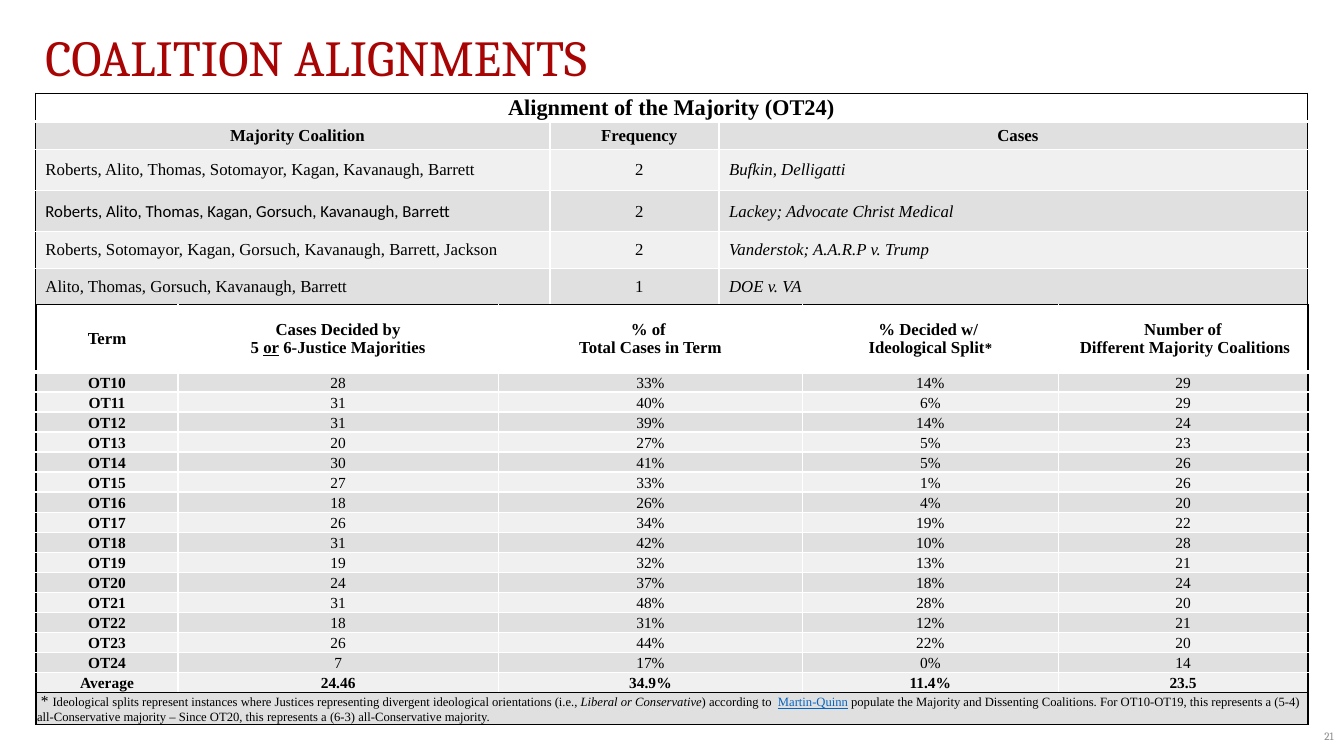
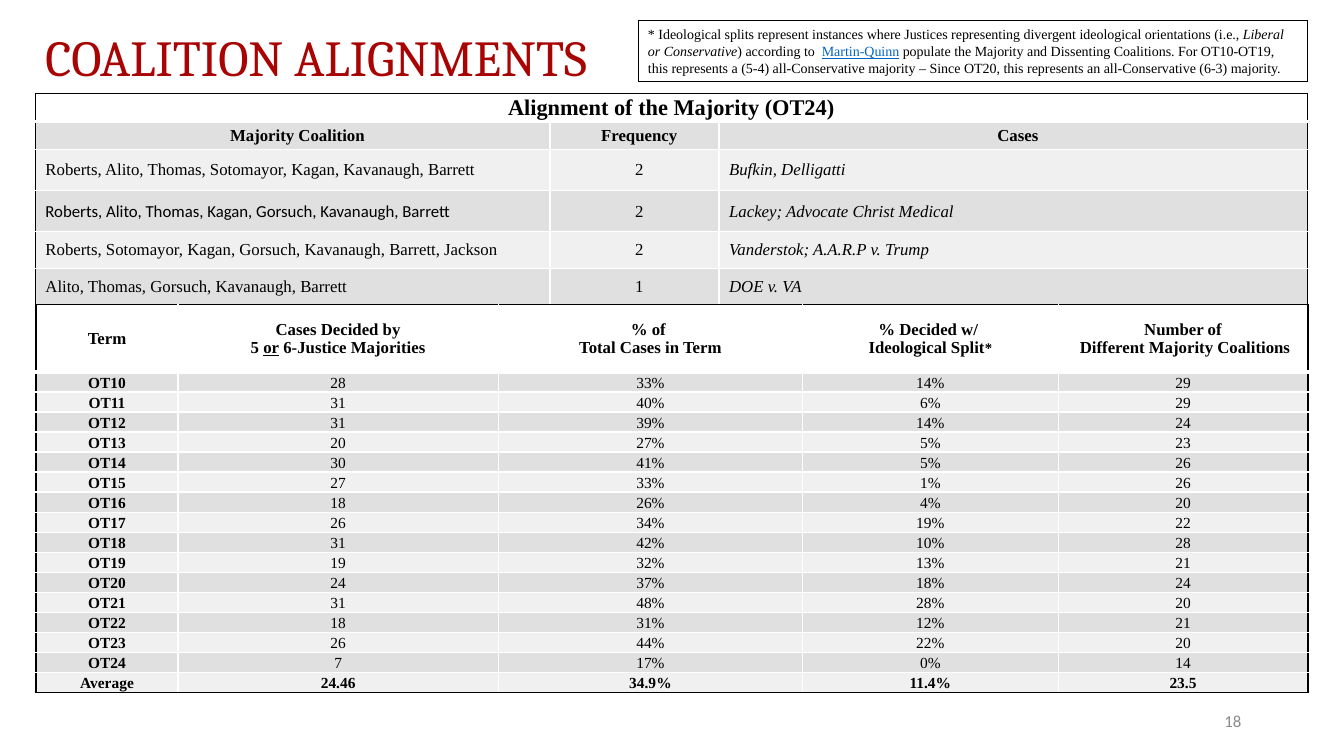
Before and after one commit to JakeTruscott/scotuswatch, a slide deck: slide 18 of Stat Reviews/OT24_StatReview/compilation/SCOTUSBlog/statpack_OT24.pptx (slide 21 before the commit). Drawn at 1344x756 pixels with LibreOffice and Linux fonts; fonts in the diff are those of the drawing. Boxes give left, top, right and bottom in pixels: in the first picture for what was removed or moved away, otherwise in the second. Text is boxed around its words. In the diff, an @@ line names an element or a change of style, - is before the commit and + after.

```diff
--- a/Stat Reviews/OT24_StatReview/compilation/SCOTUSBlog/statpack_OT24.pptx
+++ b/Stat Reviews/OT24_StatReview/compilation/SCOTUSBlog/statpack_OT24.pptx
@@ rectangle added at (638, 20, 1308, 82), outline #000000 0.75 pt, 10 pt, text #000000 @@
+* Ideological splits represent instances where Justices representing divergent ideological orientations (i.e., Liberal or Conservative) according to Martin-Quinn populate the Majority and Dissenting Coalitions. For OT10-OT19, this represents a (5-4) all-Conservative majority – Since OT20, this represents an all-Conservative (6-3) majority.
@@ table at (36, 304, 1309, 696) @@
-row 18: * Ideological splits represent instances where Justices representing divergent ideological orientations (i.e., Liberal or Conservative) according to Martin-Quinn populate the Majority and Dissenting Coalitions. For OT10-OT19, this represents a (5-4) all-Conservative majority – Since OT20, this represents a (6-3) all-Conservative majority. |  |  |  | 
@@ page number added at (1224, 715, 1241, 727), 12 pt, text #8C8C8C @@
+18
@@ page number removed at (1324, 732, 1333, 740) @@
-21
```
Also in this commit, not shown: 24 other slides changed, 6 other files.
